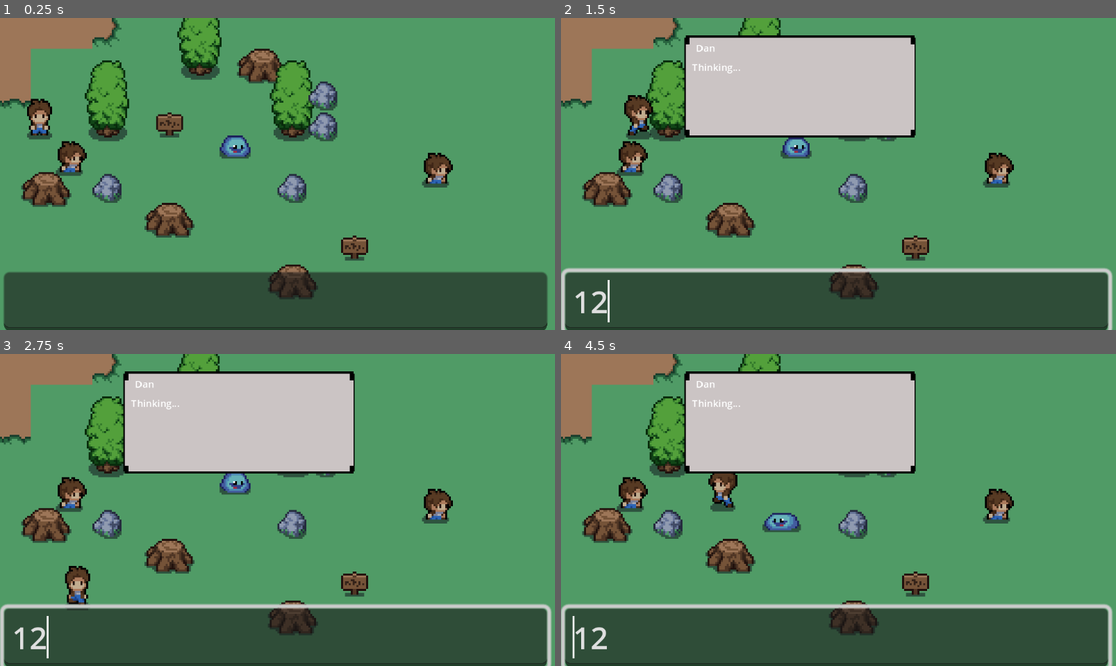
Above: before the commit, frames 1-4 (two rows, left to right).
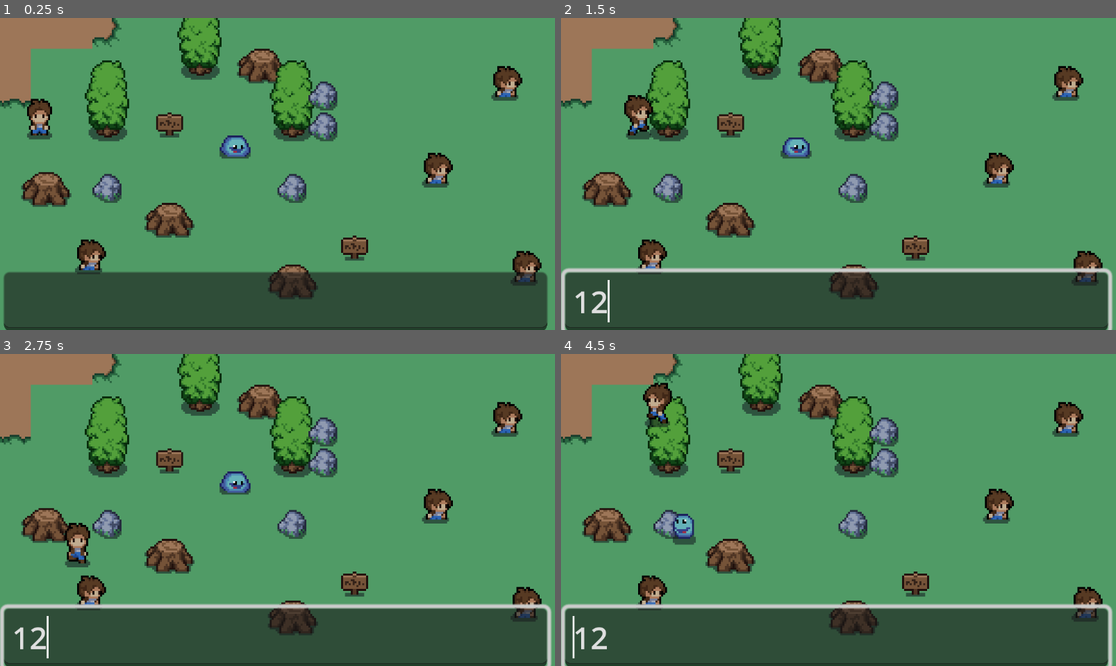
Above: after the commit, the same moments.

Repository: guillefix/zuland
Game: Godot game, scene res://scenes/world.tscn
The game is run twice, just before and just after one commit, with the same random seed, the same clock (stepped at 60 frames per second) and the same inputs. This scene is started directly instead of the project's main scene.
Inputs (mouse positions are in pixels of both pictures, inside the frame that each line leads up to):
- Up to frame 1 (0.25 s): no input
- Up to frame 2 (1.5 s): click (838, 301) at 0.52 s; type "12" at 0.6 s; tap Enter (ui_accept) at 1.25 s; hold Right (ui_right) from 1.28 s (still down); hold Enter (ui_accept) from 1.28 s (still down)
- Up to frame 3 (2.75 s): release Right (ui_right) at 2.03 s; release Enter (ui_accept) at 2.03 s; hold Down (ui_down) from 2.03 s (still down); tap Enter (ui_accept) at 2.1, 2.27, 2.57 s
- Up to frame 4 (4.5 s): release Down (ui_down) at 2.78 s; hold Right (ui_right) 2.78-3.53 s; hold Enter (ui_accept) 2.78-3.53 s; hold Up (ui_up) 3.53-4.28 s; tap Enter (ui_accept) at 3.6, 3.77, 4.07 s; hold Left (ui_left) from 4.28 s (still down); hold Enter (ui_accept) from 4.28 s (still down)

The runs differ from the first frame. In frame 1, 1.9% of the frame differs, in the area x 10-98%, y 15-86%; in frame 2, 15%; in frame 3, 16%; in frame 4, 17%, in the area x 10-98%, y 5-86%.
Error before the commit: Invalid type in function 'change' in base 'CanvasLayer (dialogue.gd)'. Cannot convert argument 2 from Nil to String. (res://scenes/npc_dialogue.gd:51)
Error after the commit: Invalid type in static function 'parse_string' in type 'JSON'. Cannot convert argument 1 from Nil to String. (res://scenes/npc_dialogue.gd:70)

Commit message:
update godot

Diff:
--- a/2.GODOT4-RPG/scenes/npc.gd
+++ b/2.GODOT4-RPG/scenes/npc.gd
@@ -6,32 +6,56 @@
 var direction = Vector2()
 var enemy = null
 var target = null
+var npc = null
 var npc2 = null
+var npc3 = null
+var npc4 = null
 var npc2_area = null
 var is_conversation = true
+var area = null
 
-var speed = 200
+var speed = 2000
 var enemy_distance_threshold = 10.0  # The distance at which the NPC will stop moving towards the enemy
 var conversation_distance_threshold = 10.0  # The distance at which the NPC will start a conversation
 var is_attacking = false  # Add this new variable
 var is_walking_towards_npc = false
 
+var close_npc_list = []
+var npc_lists = []
+var walking_towards = "none"
+var current_dir = null
+
 func _ready():
 	add_child(httpRequest)
 	dialogue_box = get_node("Dialogue")
 	enemy = get_node("/root/world/enemy")
+	npc = get_node("/root/world/Npc")  #
 	npc2 = get_node("/root/world/Npc2")  #
-	npc2_area = get_node("Area2D")
+	npc3 = get_node("/root/world/Npc3")  #
+	npc4= get_node("/root/world/Npc4")  #
+	area = $action_area
+	area.send_request("start game")
 	$walk_timer.start()  # start the timer
 
 
 func _physics_process(delta):
+	#npc_movement(current_dir)
 	if is_attacking:
 		attack_enemy()
-	elif is_walking_towards_npc:
-		walk_towards_npc()
+	#elif is_walking_towards_npc:
+		#walk_towards_npc(walking_towards)
+
+	if walking_towards == "npc1":
+		walk_towards_npc1()
+	elif walking_towards == "npc2":
+		walk_towards_npc2()
+	elif walking_towards == "npc3":
+		walk_towards_npc3()
+	elif walking_towards == "npc4":
+		walk_towards_npc4()
+
+
 	#move_and_slide()
-
 
 func start_attacking():
 	is_attacking = true
@@ -48,7 +72,7 @@
 	if enemy != null and global_position.distance_to(enemy.global_position) > enemy_distance_threshold:
 		#print("Is atacking Enemy!",direction)
 		position += (enemy.position - position)/100
-		print("Position",position)
+		#print("Position",position)
 	else:
 		direction = Vector2.ZERO
 
@@ -58,10 +82,77 @@
 	#direction = Vector2(randf_range(-1.0, 1.0), randf_range(-1.0, 1.0)).normalized()/10
 
 func walk_towards_npc():
+	if npc != null and global_position.distance_to(npc.global_position) > conversation_distance_threshold:
+		position += (npc.position - position)/100
+		walking_towards = "npc"
+	#elif is_conversation:
+		#direction = Vector2.ZERO
+		#print("starting conversation after walk")
+		#npc2_area.start_conversation("Hi, whats your name?")
+		#is_conversation = false
+func walk_towards_npc1():
+	if npc != null and global_position.distance_to(npc.global_position) > conversation_distance_threshold:
+		position += (npc.position - position)/200
+		walking_towards = "npc1"
+
+
+func walk_towards_npc2():
 	if npc2 != null and global_position.distance_to(npc2.global_position) > conversation_distance_threshold:
-		position += (npc2.position - position)/100
-	elif is_conversation:
-		direction = Vector2.ZERO
-		print("starting conversation after walk")
-		npc2_area.start_conversation("Hi, whats your name?")
-		is_conversation = false
+		position += (npc2.position - position)/200
+		walking_towards = "npc2"
+
+func walk_towards_npc3():
+	if npc3 != null and global_position.distance_to(npc3.global_position) > conversation_distance_threshold:
+		position += (npc3.position - position)/200
+		walking_towards = "npc3"
+
+func walk_towards_npc4():
+	if npc4 != null and global_position.distance_to(npc4.global_position) > conversation_distance_threshold:
+		position += (npc4.position - position)/200
+		walking_towards = "npc4"
+
+
+func _on_detection_area_body_entered(body):
+	if body.name != self.name:
+		close_npc_list.append(body.name)
+		print(close_npc_list)
+
+
+
+func _on_detection_area_body_exited(body):
+	if body.name != self.name:
+		close_npc_list.erase(body.name)
+		print(close_npc_list)
+
+func npc_movement(dir):
+	print("Moving direction: ", dir)
+
+	if dir == "move-right":
+		print("Moving right")
+		current_dir = "move-right"
+		#play_anim(1)
+		velocity.x = speed
+		velocity.y = 0
+	elif dir == "move-left":
+		print("Moving left")
+		current_dir = "move-left"
+		#play_anim(1)
+		velocity.x = -speed
+		velocity.y = 0
+	elif dir == "move-down":
+		print("Moving down")
+		current_dir = "move-down"
+		#play_anim(1)
+		velocity.x = 0
+		velocity.y = speed
+	elif dir == "move-up":
+		print("Moving up")
+		current_dir = "move-up"
+		#play_anim(1)
+		velocity.x = 0
+		velocity.y = -speed
+	else:
+		#play_anim(0)
+		velocity.x = 0
+		velocity.y = 0
+	move_and_slide()
--- a/2.GODOT4-RPG/scenes/npc.tscn
+++ b/2.GODOT4-RPG/scenes/npc.tscn
@@ -7,7 +7,7 @@
 [ext_resource type="Script" path="res://scenes/npc_dialogue.gd" id="5_rwpel"]
 
 [sub_resource type="CircleShape2D" id="CircleShape2D_b8576"]
-radius = 6.0
+radius = 10.0499
 
 [sub_resource type="AtlasTexture" id="AtlasTexture_aun1k"]
 atlas = ExtResource("1_a5ny3")
@@ -420,16 +420,20 @@
 }]
 
 [sub_resource type="RectangleShape2D" id="RectangleShape2D_1ie0m"]
-size = Vector2(41, 41)
+size = Vector2(46.5, 42.25)
+
+[sub_resource type="RectangleShape2D" id="RectangleShape2D_1ciub"]
+size = Vector2(74.75, 63.5)
 
 [node name="Npc" type="CharacterBody2D"]
-collision_layer = 16
-collision_mask = 2
+collision_layer = 30
+collision_mask = 30
 script = ExtResource("1_sbtr7")
 
 [node name="Dialogue" parent="." instance=ExtResource("2_8s5rd")]
 
 [node name="CollisionShape2D" type="CollisionShape2D" parent="."]
+position = Vector2(28, 15)
 shape = SubResource("CircleShape2D_b8576")
 
 [node name="AnimatedSprite2D" type="AnimatedSprite2D" parent="."]
@@ -438,22 +442,32 @@
 animation = &"death"
 script = ExtResource("2_egreu")
 
-[node name="Area2D" type="Area2D" parent="."]
-collision_layer = 16
-collision_mask = 2
+[node name="action_area" type="Area2D" parent="."]
+collision_layer = 6
+collision_mask = 6
 script = ExtResource("5_rwpel")
 
-[node name="HTTPRequest" type="HTTPRequest" parent="Area2D"]
-
-[node name="CollisionShape2D" type="CollisionShape2D" parent="Area2D"]
-position = Vector2(28.5, 15.5)
+[node name="HTTPRequest" type="HTTPRequest" parent="action_area"]
+
+[node name="CollisionShape2D" type="CollisionShape2D" parent="action_area"]
+position = Vector2(28, 17)
 shape = SubResource("RectangleShape2D_1ie0m")
 
 [node name="walk_timer" type="Timer" parent="."]
 wait_time = 0.5
 
-[connection signal="body_exited" from="Area2D" to="." method="_on_area_2d_body_exited"]
-[connection signal="body_exited" from="Area2D" to="Area2D" method="_on_body_exited"]
-[connection signal="request_completed" from="Area2D/HTTPRequest" to="." method="_on_http_request_request_completed"]
+[node name="detection_area" type="Area2D" parent="."]
+collision_layer = 2
+collision_mask = 2
+
+[node name="CollisionShape2D" type="CollisionShape2D" parent="detection_area"]
+position = Vector2(27, 16)
+shape = SubResource("RectangleShape2D_1ciub")
+
+[connection signal="body_exited" from="action_area" to="." method="_on_area_2d_body_exited"]
+[connection signal="body_exited" from="action_area" to="action_area" method="_on_body_exited"]
+[connection signal="request_completed" from="action_area/HTTPRequest" to="." method="_on_http_request_request_completed"]
 [connection signal="timeout" from="walk_timer" to="." method="_on_walk_timer_timeout"]
 [connection signal="timeout" from="walk_timer" to="." method="_on_timer_timeout"]
+[connection signal="body_entered" from="detection_area" to="." method="_on_detection_area_body_entered"]
+[connection signal="body_exited" from="detection_area" to="." method="_on_detection_area_body_exited"]
--- a/2.GODOT4-RPG/scenes/npc_dialogue.gd
+++ b/2.GODOT4-RPG/scenes/npc_dialogue.gd
@@ -1,64 +1,137 @@
 extends Area2D
-
-
 
 var httpRequest = HTTPRequest.new()
 var dialogue_box = null
 var json = JSON.new()
 var npc = null
 var npc2 = null
+var npc3 = null
+var npc4 = null
 var dialogue = null
 var is_conversation = true
 var npc_area = null
+var npc_area3 = null
+var npc_area4 = null
 var counter = 0
+var current_action = "idle"
 
 var speed = 200
+
+var close_npcs = []
+#var NPC = preload("res://scenes/npc.gd").new()  # preload NPC script
+
 
 func _ready():
 	add_child(httpRequest)
 	dialogue_box = get_node("../Dialogue")
 	httpRequest.request_completed.connect(_on_request_completed)
 	npc = get_node("/root/world/Npc")
+	npc2 = get_node("/root/world/Npc2")
+	npc3 = get_node("/root/world/Npc3")
+	npc4 = get_node("/root/world/Npc4")
 	npc_area = get_node("/root/world/Npc/Area2D")
-	npc2 = get_node("/root/world/Npc2")
+	npc_area3 = get_node("/root/world/Npc3/Area2D")
+	npc_area4 = get_node("/root/world/Npc4/Area2D")
 	dialogue = get_node("../Dialogue")
 
 
 func send_request(user_input: String):
 	var headers = ["Content-Type: application/json"]
+	var nearby_players = self.get_parent().close_npc_list
+	print("action requested")
+
+	#function to check nearby NPCs
 
 	var body = {
-	"prompt": user_input
+		"npc": self.get_parent().name,
+		"location": "park",
+		"activity": current_action,
+		"nearby_players": nearby_players,
+		"inventory": [],
+		"message": user_input,
+		"funds": 100
 	}
 	var body_text = JSON.stringify(body)  # use JSON.print() to convert dict to JSON string
 	if user_input == "attack":
 		print("moving to enemy")
-		npc.start_attacking()
+		self.get_parent().start_attacking()
+
 	elif user_input == "conversation":  # Add this line
-		npc.start_walking_towards_npc()
+		self.get_parent().start_walking_towards_npc()
 	else:
-		httpRequest.request("http://127.0.0.1:5000/generate", headers, HTTPClient.METHOD_POST, body_text)
+		httpRequest.request("http://127.0.0.1:5000/chat", headers, HTTPClient.METHOD_POST, body_text)
+
 
 	# Send the request
 
 
 func _on_request_completed(result, response_code, headers, body):
-	#var json = JSON.parse_string(body.get_string_from_utf8())
-	var response = str_to_var(body.get_string_from_utf8())
+	#var json = JSON.parse_string(body.get_string_from_utf8()
+	var response = JSON.parse_string(str_to_var(body.get_string_from_utf8()))
 	#var text = response["choices"][0]["text"].strip_edges()
-	print(response)
-	use_dialogue()
-	dialogue_box.change("Dan", response)
-	if is_conversation:
-		await get_tree().create_timer(5).timeout
-		npc_area.respond_to_conversation(response)
-		counter = counter + 1
-		print("Counter ", counter)
+	print("RESPONSE", response)
+
+	#print("RESPONSE 1", response.action)
+	#print("RESPONSE 2", response.direction)
+	#print("RESPONSE 3", response.where)
+	var npc_names = ["Alice", "Bob", "Charlie","Shoopkeeper"]
+	var npc_codex = ["npc", "npc2", "npc3", "npc4"]
+	if response.action.type == "walkTo":
+		current_action = "walking"
+		if response.action.where == "npc1":
+			print("walking to npc1")
+			self.get_parent().walk_towards_npc1()
+			self.send_request("Just walked to npc1")
+		elif response.action.where == "npc2":
+			print("walking to npc2")
+			self.get_parent().walk_towards_npc2()
+			self.send_request("Just walked to npc2")
+		elif response.action.where == "npc3":
+			print("walking to npc3")
+			self.get_parent().walk_towards_npc3()
+			self.send_request("Just walked to npc3")
+		elif response.action.where == "npc4":
+			print("walking to npc4")
+			self.get_parent().walk_towards_npc4()
+			self.send_request("Just walked to npc4")
+	elif response.action.type == "wait":
+		print("WAITING")
+		self.send_request("Just Waited")
+	elif response.action.type == "move":
+		if response.action.direction == "right":
+			self.get_parent().npc_movement("move-right")
+			self.send_request("Just moved right")
+		elif response.action.direction == "left":
+			self.get_parent().npc_movement("move-left")
+			self.send_request("Just moved left")
+		elif response.action.direction == "up":
+			self.get_parent().npc_movement("move-up")
+			self.send_request("Just moved up")
+		elif response.action.direction == "down":
+			self.get_parent().npc_movement("move-down")
+			self.send_request("Just moved down")
+
+
+
+
+
+
+
+	#use_dialogue()
+
+
+	#dialogue_box.change("Dan", response)
+	#if is_conversation:
+		#await get_tree().create_timer(5).timeout
+		#npc_area.respond_to_conversation(response)
+		#counter = counter + 1
+		#print("Counter ", counter)
 		#is_conversation = false
 
 func  _input(event):
 	if event.is_action_pressed("ui_accept") and len(get_overlapping_bodies()) > 0:
-		use_dialogue()
+		#use_dialogue()
+		pass
 
 func use_dialogue():
 	if dialogue:
@@ -67,6 +140,9 @@
 func _on_body_exited(body):
 	if body.name == "player":
 		dialogue_box.hide_box()
+	#if body.get_script() == NPC:  # check if the body is an instance of NPC, replace NPC with your NPC class
+
+
 
 func start_conversation(prompt :String):
 	print("start conversation with prompt:", prompt)
@@ -80,3 +156,7 @@
 	#if is_conversation:
 		#npc_area.start_conversation(prompt)
 		#is_conversation = false
+
+func move_response():
+	print("calling next action..")
+	self.send_request("")
--- a/2.GODOT4-RPG/scenes/world.tscn
+++ b/2.GODOT4-RPG/scenes/world.tscn
@@ -154,10 +154,18 @@
 position = Vector2(122, 65)
 
 [node name="Npc" parent="." instance=ExtResource("6_w35qe")]
-position = Vector2(9, 57)
+position = Vector2(19, 108)
 
 [node name="Npc2" parent="." instance=ExtResource("6_w35qe")]
 position = Vector2(199, 63)
+
+[node name="Npc3" parent="." instance=ExtResource("6_w35qe")]
+position = Vector2(245, 114)
+
+[node name="Npc4" parent="." instance=ExtResource("6_w35qe")]
+position = Vector2(235, 18)
+collision_layer = 2
+collision_mask = 14
 
 [node name="LineEdit" type="LineEdit" parent="."]
 offset_left = 2.0
@@ -165,4 +173,8 @@
 offset_right = 284.0
 offset_bottom = 163.0
 
+[node name="Artesan" type="CharacterBody2D" parent="."]
+
+[node name="Shopkeeper" type="CharacterBody2D" parent="."]
+
 [connection signal="text_submitted" from="LineEdit" to="player" method="_on_line_edit_text_submitted"]
--- a/2.GODOT4-RPG/scripts/player.gd
+++ b/2.GODOT4-RPG/scripts/player.gd
@@ -121,12 +121,17 @@
 
 func _on_line_edit_text_submitted(new_text):
 	print("Text entered on submitted: ", new_text)
-
 	# assuming the NPC node is named "NPC" and is a sibling of the current node
-	get_node("/root/world/Npc/Area2D").send_request(new_text)
+	get_node("/root/world/Npc/action_area").send_request(new_text)
+	get_node("/root/world/Npc2/action_area").send_request(new_text)
+	get_node("/root/world/Npc3/action_area").send_request(new_text)
+	get_node("/root/world/Npc4/action_area").send_request(new_text)
 
 
 func _on_text_entered(new_text):
 	print("Text entered: ", new_text)
 	# assuming the NPC node is named "NPC" and is a sibling of the current node
-	get_node("/root/world/Npc/Area2D").send_request(new_text)
+	get_node("/root/world/Npc/action_area").send_request(new_text)
+	get_node("/root/world/Npc2/action_area").send_request(new_text)
+	get_node("/root/world/Npc3/action_area").send_request(new_text)
+	get_node("/root/world/Npc4/action_area").send_request(new_text)
Not shown, changed: 2.GODOT4-RPG/addons/GPTIntegration/GPTIntegration.gd
Not shown: 1 places in 2.GODOT4-RPG/scenes/npc.tscn that only renumber resources
Not shown, added: .DS_Store
Not shown, changed: 2.GODOT4-RPG/.DS_Store
Not shown, added: godot_npc_server.py
